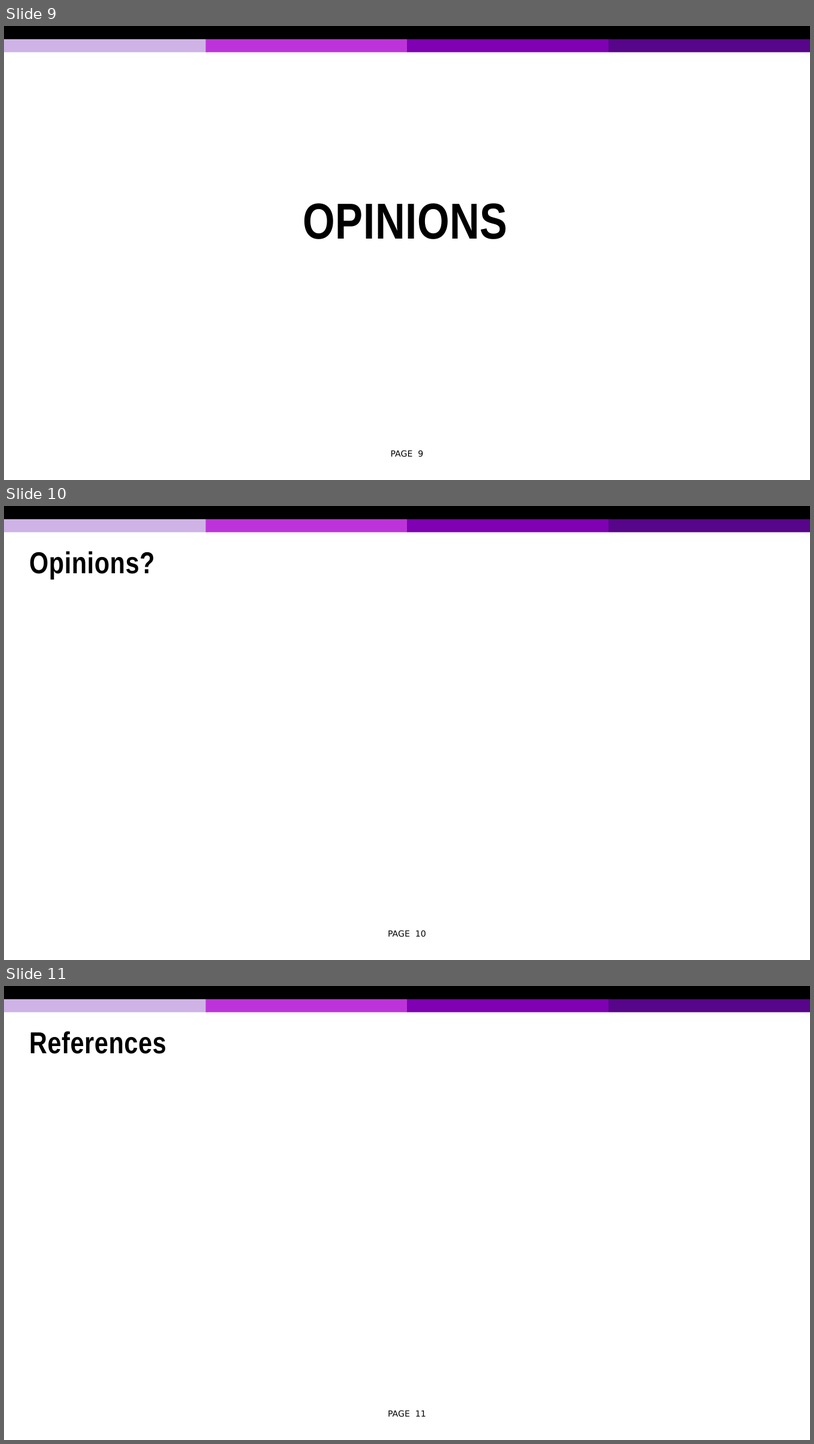
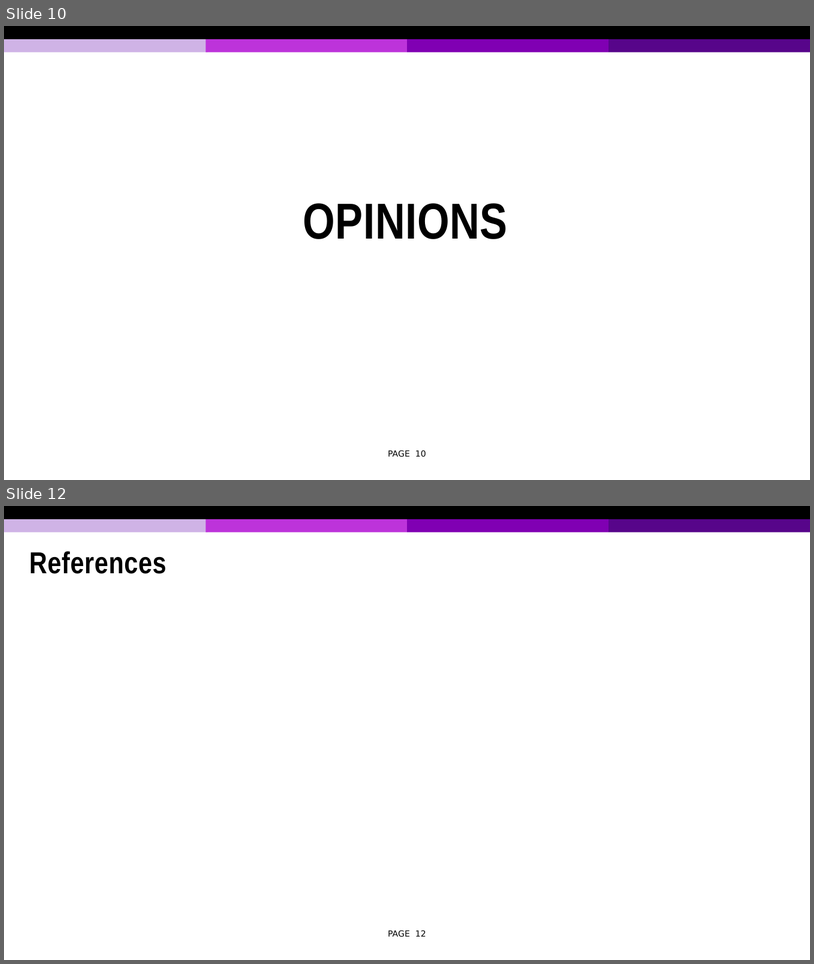
Before and after one commit to tonymin/ECE730, a slide deck: Presentation 2.pptx. Shown one above the other, each under a label of ours: slides 9, 10 and 11 before the commit, slides 10 and 12 after it; the slides between them are not shown. The pictures are 814x1444 and 814x964 pixels, drawn with LibreOffice and Linux fonts; fonts in the diff are those of the drawing; background and template pictures are left out. Boxes give left, top, right and bottom in pixels: in the first picture for what was removed or moved away, otherwise in the second. Text is boxed around its words. In the diff, an @@ line names an element or a change of style, - is before the commit and + after.

```diff
--- a/Presentation 2.pptx
+++ b/Presentation 2.pptx
@@ slide 10 removed at <box>4,506,810,960</box>, background #FFFFFF; not listed: 5 template elements that a slide beside it also shows @@
@@ title removed at <box>29,551,155,579</box> @@
-Opinions?
@@ page number removed at <box>388,930,426,937</box> @@
-PAGE 10
@@ what was slide 9 is now slide 10 @@
@@ page number at <box>388,450,426,457</box>: text changed @@
-PAGE 9
+PAGE 10
@@ what was slide 11 is now slide 12 @@
@@ page number at <box>388,930,426,937</box>: text changed @@
-PAGE 11
+PAGE 12
```
Also in this commit, not shown: 3 slides changed, 2 slides added, 1 other file.
